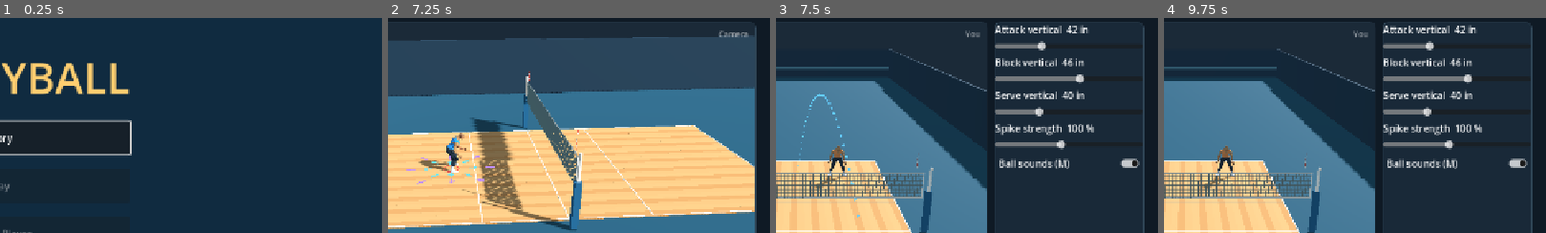
Above: before the commit, frames 1-4 (left to right).
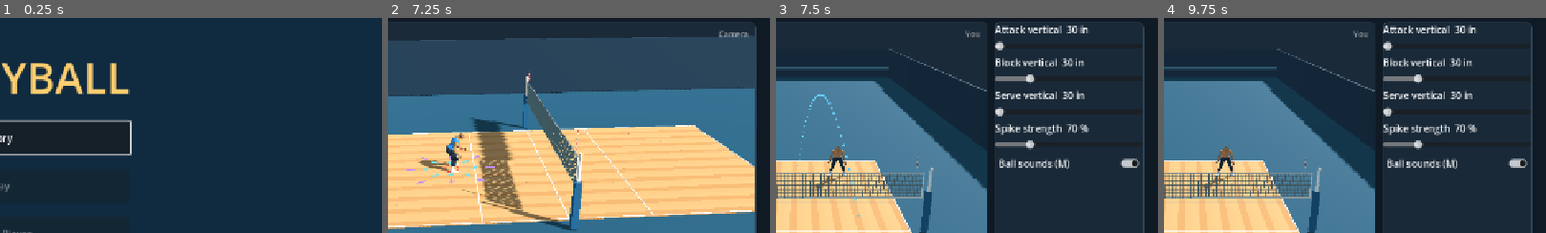
Above: after the commit, the same moments.

Repository: foreandr/volleyball
Game: Godot game, scene res://scenes/main.tscn
Two runs of this game, one before a commit and one after it. Both use one fixed random seed, a clock stepped at 60 frames per second and the inputs below.
Inputs:
- Up to frame 1 (0.25 s): no input
- Up to frame 2 (7.25 s): click "Story" at 0.5 s; click "Back" at 1.25 s; click "Story" at 2 s; click "New" at 2.75 s; click "Back" at 3.5 s; click "New" at 4.25 s; click "Save" at 5 s; click "Back" at 5.75 s; click "Continue" at 6.5 s
- Up to frame 3 (7.5 s): click "Demo Match | 2v2" at 7.25 s
- Up to frame 4 (9.75 s): click "Underhand" at 8 s; click "Blocker | Teammate" at 8.75 s; click "Watch CPU Match" at 9.5 s
The pictures show only the part of the screen within x 50-100%, y 14-64%; the shares and areas given below are measured in that part.

Frames 1-2 are identical in both runs. In frame 3, 1.7% of the frame differs, in the area x 57-84%, y 3-62%; in frame 4, 1.7%.

Commit message:
Default match to 30-inch jumps and 70 percent spike strength

Diff:
--- a/scripts/story_animations.gd
+++ b/scripts/story_animations.gd
@@ -300,11 +300,11 @@
 	var tuning := VBoxContainer.new()
 	tuning.size_flags_horizontal = Control.SIZE_EXPAND_FILL
 	scroll.add_child(tuning)
-	add_attack_tuning_slider(tuning,"Attack vertical","MatchAttackVertical","in",32,65,1,demo_match.attack_vertical,demo_match.set_attack_vertical)
+	add_attack_tuning_slider(tuning,"Attack vertical","MatchAttackVertical","in",30,65,1,demo_match.attack_vertical,demo_match.set_attack_vertical)
 	add_attack_tuning_slider(tuning,"Block vertical","MatchBlockVertical","in",20,65,1,demo_match.block_vertical,
 		func(value: float): demo_match.block_vertical = value)
 	add_attack_tuning_slider(tuning,"Serve vertical","MatchServeVertical","in",30,65,1,demo_match.serve_vertical,demo_match.set_serve_vertical)
-	add_attack_tuning_slider(tuning,"Spike strength","MatchSpikeStrength","%",40,175,5,100,demo_match.set_spike_strength)
+	add_attack_tuning_slider(tuning,"Spike strength","MatchSpikeStrength","%",40,175,5,demo_match.spike_strength*100.0,demo_match.set_spike_strength)
 	match_sound = CheckButton.new()
 	match_sound.text = "Ball sounds (M)"
 	match_sound.focus_mode = Control.FOCUS_NONE
--- a/scripts/volleyball_match.gd
+++ b/scripts/volleyball_match.gd
@@ -105,10 +105,10 @@
 var cpu_technique := 0
 var aim_point := Vector3.INF
 var pass_height := 4.6
-var attack_vertical := 42.0
-var block_vertical := 46.0
-var serve_vertical := 40.0
-var spike_strength := 1.0
+var attack_vertical := 30.0
+var block_vertical := 30.0
+var serve_vertical := 30.0
+var spike_strength := 0.70
 var serve_pending := false
 var crossed_net := false
 var next_touch_cue := INF
